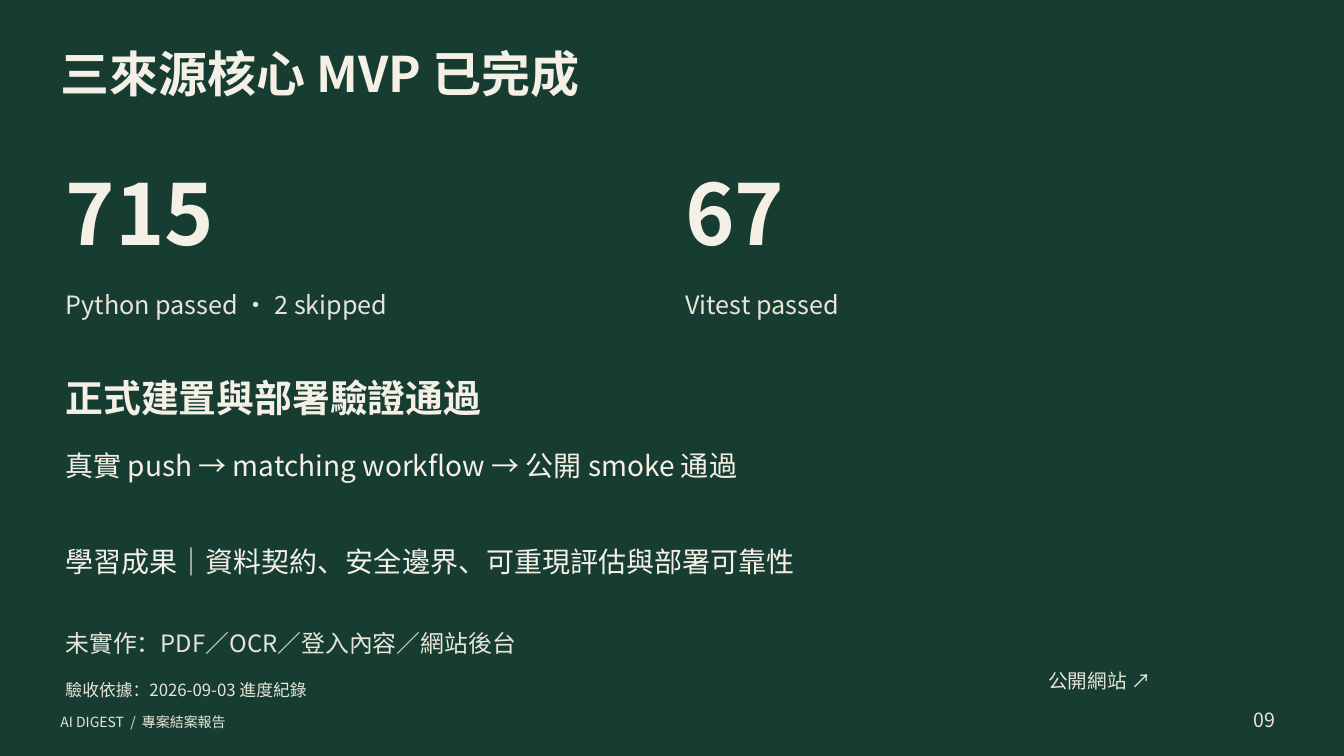
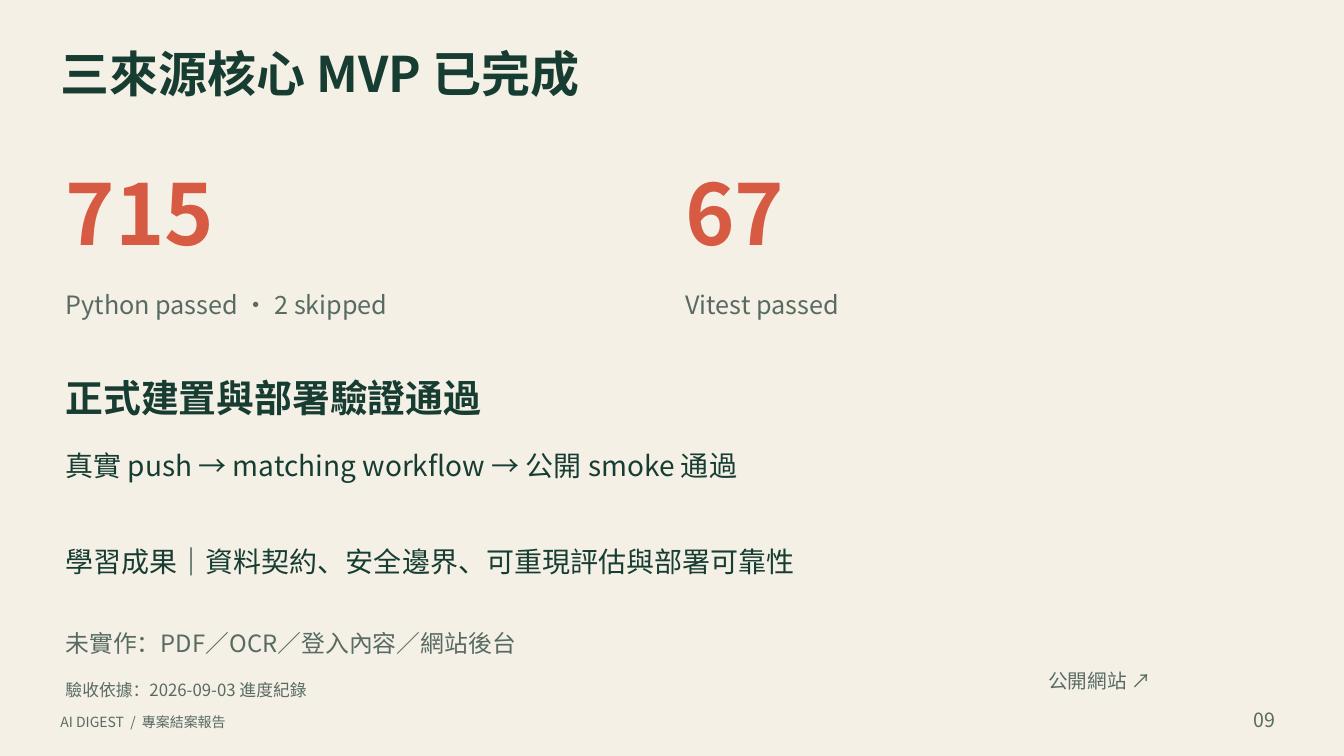
Before and after one commit to yamopeng0918/AI-Summary, a slide deck: slide 9 of docs/reports/output/AI-Digest-結案報告.pptx. Drawn at 1344x756 pixels with LibreOffice and Linux fonts; fonts in the diff are those of the drawing. Boxes give left, top, right and bottom in pixels: in the first picture for what was removed or moved away, otherwise in the second. Text is boxed around its words. In the diff, an @@ line names an element or a change of style, - is before the commit and + after.

```diff
--- a/docs/reports/output/AI-Digest-結案報告.pptx
+++ b/docs/reports/output/AI-Digest-結案報告.pptx
@@ background #173D32 to #F5F0E6 @@
@@ text "715" at [65, 182, 214, 246]: text colour #F5F0E6 to #D75A43 @@
@@ text "67" at [685, 181, 784, 246]: text colour #F5F0E6 to #D75A43 @@
@@ text colour #F5F0E6 to #173D32 in 4 elements at [60, 50, 580, 97], [65, 379, 481, 416], [65, 452, 737, 483], [65, 547, 794, 576] @@
@@ text colour #E8E4D8 to #586B62 in 7 elements at [60, 715, 226, 728], [1253, 712, 1275, 727], [65, 294, 387, 320], [685, 294, 839, 320], [65, 632, 515, 654], [65, 682, 306, 698], [1048, 671, 1126, 690] @@
```
Also in this commit, not shown: 1 other slide changed, 7 other files.
